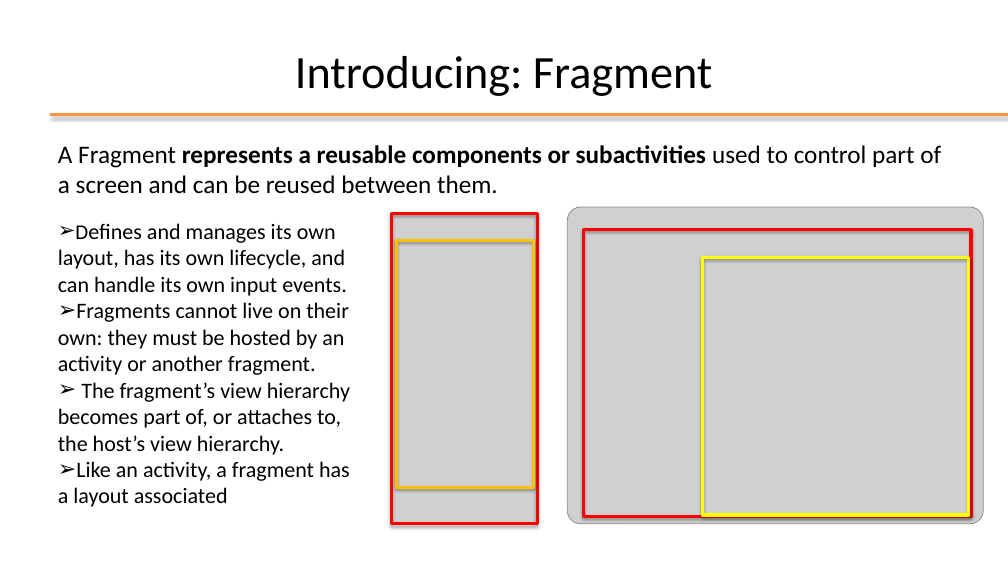
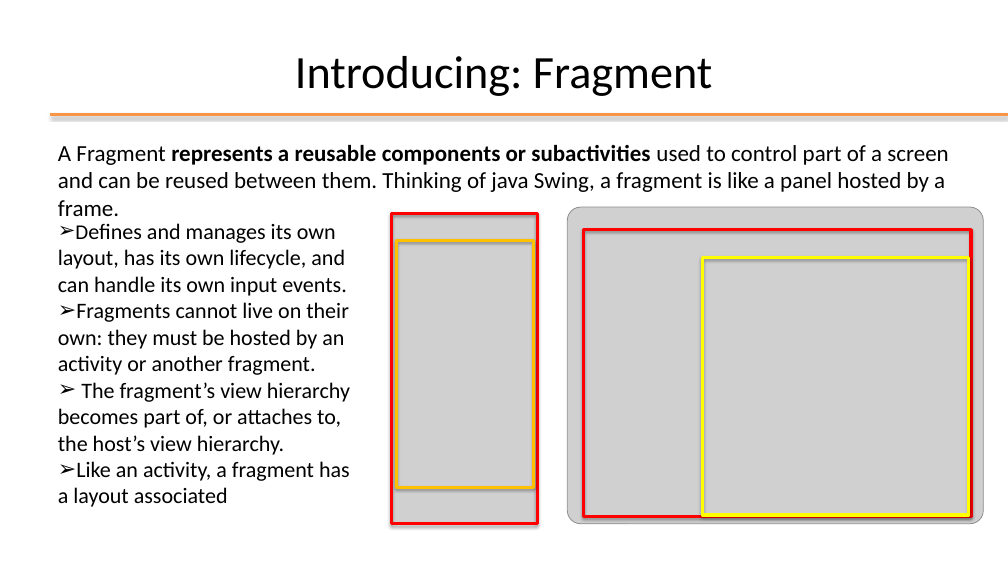
Before and after one commit to StePoli-00/Getting-started-with-Android, a slide deck: slide 46 of Slides/03-Key elements of application.pptx (slide 35 before the commit). Drawn at 1008x567 pixels with LibreOffice and Linux fonts; fonts in the diff are those of the drawing; grey boxes stand for pictures; background and template pictures are left out. Boxes give left, top, right and bottom in pixels: in the first picture for what was removed or moved away, otherwise in the second. Text is boxed around its words. In the diff, an @@ line names an element or a change of style, - is before the commit and + after.

```diff
--- a/Slides/03-Key elements of application.pptx
+++ b/Slides/03-Key elements of application.pptx
@@ text at (58, 145, 948, 216): text changed; size 24 to 21.9 pt @@
-A Fragment represents a reusable components or subactivities used to control part of a screen and can be reused between them.
+A Fragment represents a reusable components or subactivities used to control part of a screen and can be reused between them. Thinking of java Swing, a fragment is like a panel hosted by a frame.
```
Also in this commit, not shown: 16 other slides changed, 13 slides added, 2 slides removed.
